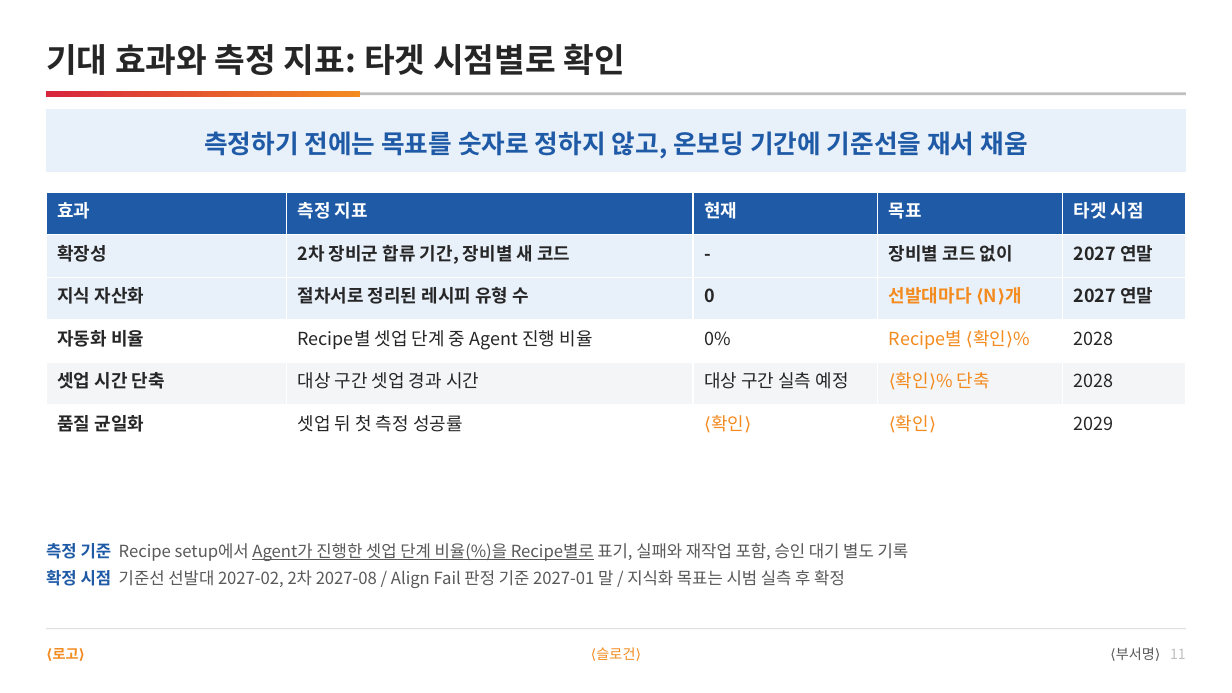
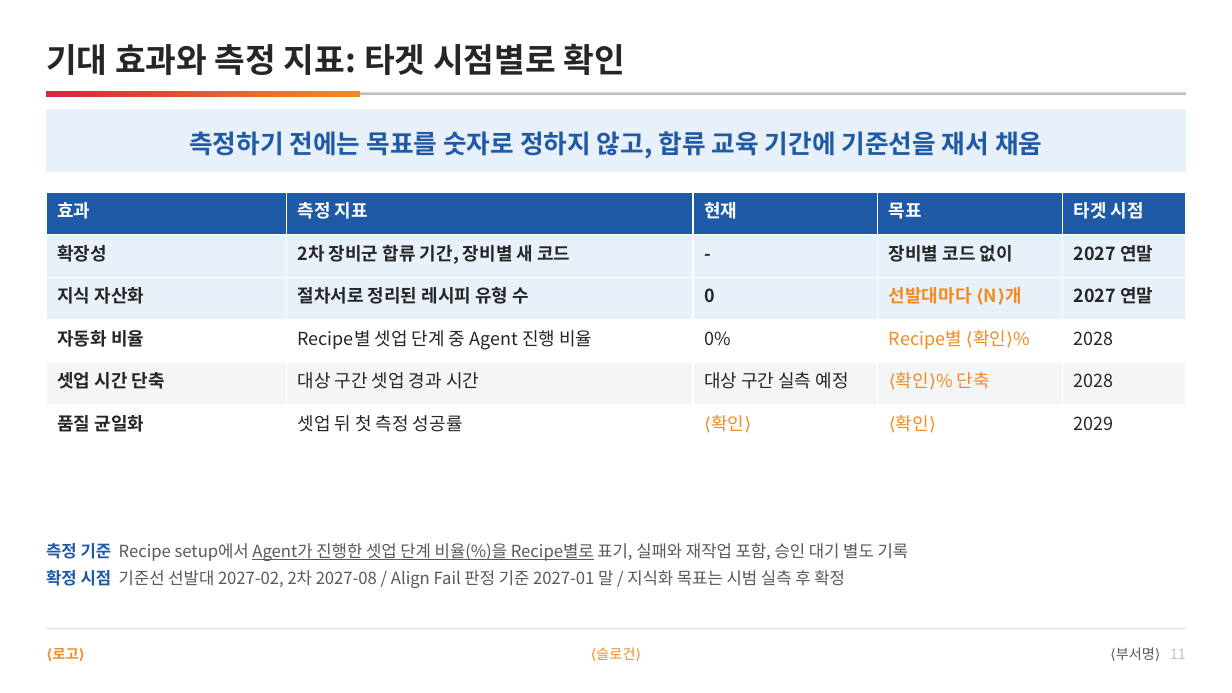
Before and after one commit to DarrenKoi/pm_notes, a slide deck: slide 11 of my-task/arc-tf/deliverables/arc-tf-proposal.pptx. Drawn at 1232x693 pixels with LibreOffice and Linux fonts; fonts in the diff are those of the drawing. Boxes give left, top, right and bottom in pixels: in the first picture for what was removed or moved away, otherwise in the second. Text is boxed around its words. In the diff, an @@ line names an element or a change of style, - is before the commit and + after.

```diff
--- a/my-task/arc-tf/deliverables/arc-tf-proposal.pptx
+++ b/my-task/arc-tf/deliverables/arc-tf-proposal.pptx
@@ text at (x1=189, y1=131, x2=1042, y2=159): text changed @@
-측정하기 전에는 목표를 숫자로 정하지 않고, 온보딩 기간에 기준선을 재서 채움
+측정하기 전에는 목표를 숫자로 정하지 않고, 합류 교육 기간에 기준선을 재서 채움
```
Also in this commit, not shown: 3 other slides changed, 17 other files.
